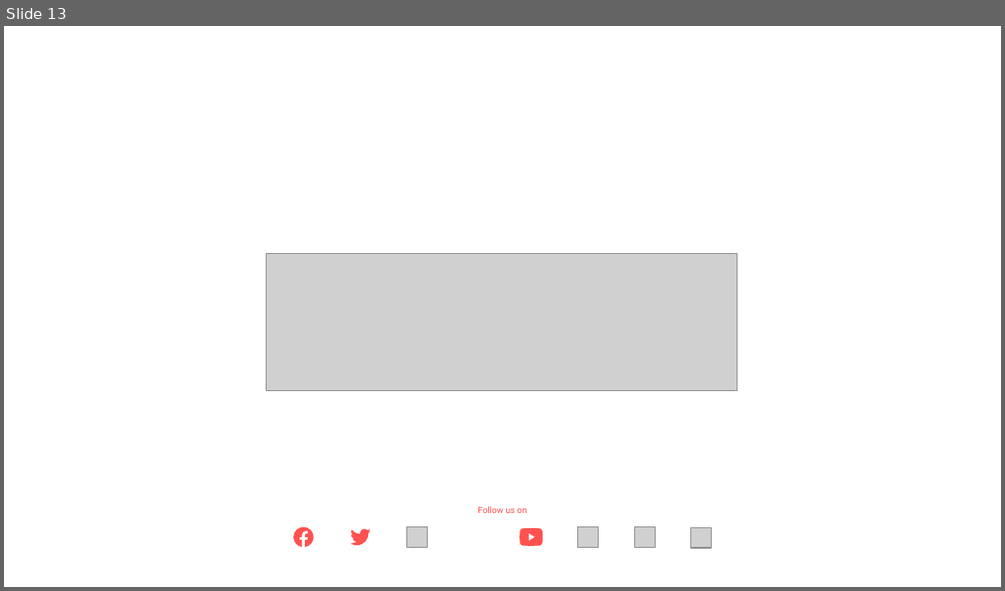
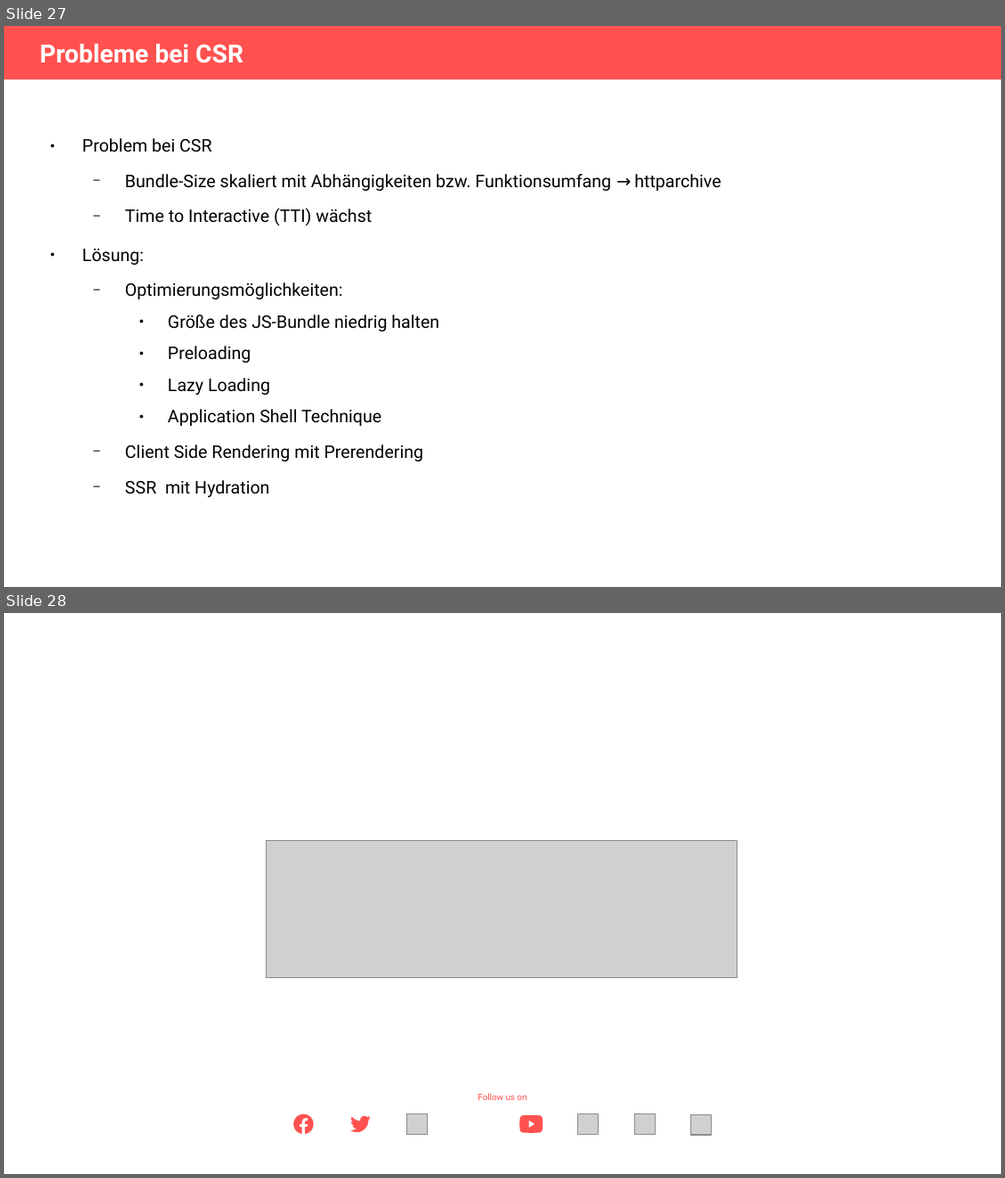
Before and after one commit to Theiaz/renderingpatterns, a slide deck: vortrag.odp. Shown one above the other, each under a label of ours: slide 13 before the commit, slides 27 and 28 after it. The pictures are 1005x591 and 1005x1178 pixels, drawn with LibreOffice and Linux fonts; fonts in the diff are those of the drawing; grey boxes stand for pictures; background and template pictures are left out. Boxes give left, top, right and bottom in pixels: in the first picture for what was removed or moved away, otherwise in the second. Text is boxed around its words. In the diff, an @@ line names an element or a change of style, - is before the commit and + after.

```diff
--- a/vortrag.odp
+++ b/vortrag.odp
@@ slide 27 added at box(4, 26, 1001, 587), background #FFFFFF @@
@@ rectangle added at box(4, 26, 1001, 79), fill #FF5250 @@
@@ title added at box(40, 44, 243, 63), 20 pt, text #FFFFFF, bold @@
+Probleme bei CSR
@@ text added at box(82, 138, 720, 497), 13.9 pt, text #000000 @@
+● Problem bei CSR
+  − Bundle-Size skaliert mit Abhängigkeiten bzw. Funktionsumfang → httparchive
+  − Time to Interactive (TTI) wächst
+● Lösung:
+  − Optimierungsmöglichkeiten:
+    ● Größe des JS-Bundle niedrig halten
+    ● Preloading
+    ● Lazy Loading
+    ● Application Shell Technique
+  − Client Side Rendering mit Prerendering
+  − SSR mit Hydration
@@ what was slide 13 is now slide 28 @@
```
Also in this commit, not shown: 3 slides changed, 14 other slides added, 2 other files.
